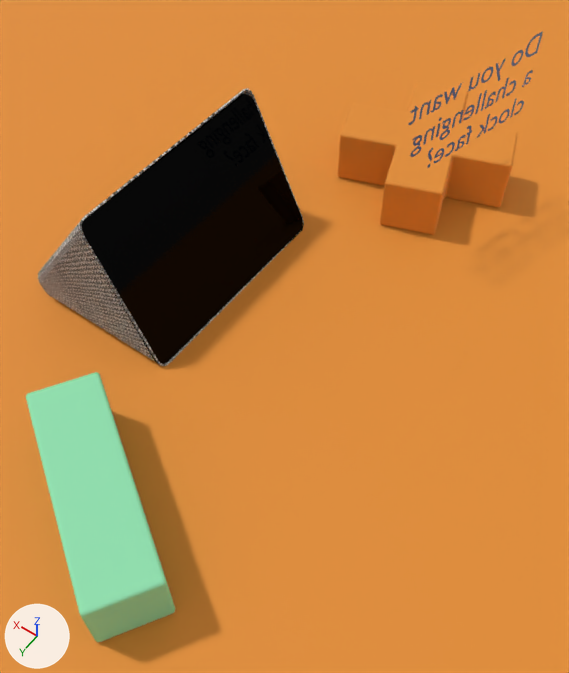
The Blender file math_clock/promo_video/clock_theme_dawn.blend, before and after one commit.
Camera for both pictures: a 50 mm lens placed at (-4.28, 3.43, 5.13), pointed at (-2.08, 0.36, 0.31). The axes (+X, +Y, +Z) are drawn at lower left. The lights are the same throughout. Text is drawn in Blender's own font.

The scene before the commit, as lines of its bpy script (objects in view):
```python
ob_bored = bpy.data.objects.new('Bored?', txt_this_is_a_test)
ob_bored.location = (-2.555, -2.637, 1.4)
ob_bored.rotation_euler = (1.576, 0.0, 1.316)  # degrees (90, 0, 75)
ob_bored.scale = (0.29, 0.29, 0.29)
ob_by_me = bpy.data.objects.new('by me', txt_text_001)
ob_by_me.location = (-3.26, -0.006, 0.053)
ob_by_me.rotation_euler = (1.571, 0.0, -1.571)  # degrees (90, 0, -90)
ob_by_me.scale = (0.184, 0.184, 0.184)
ob_clock_name = bpy.data.objects.new('Clock Name', txt_text)
ob_clock_name.location = (-0.525, 0.003, 1.431)
ob_clock_name.rotation_euler = (1.571, 0.0, -1.571)  # degrees (90, 0, -90)
ob_clock_name.scale = (0.31, 0.31, 0.31)
ob_glossy = bpy.data.objects.new('Glossy', me_cube_003)
ob_glossy.location = (0.0, 0.002, 0.655)
ob_glossy.rotation_euler = (-0.0478, 0.454, -0.0328)  # degrees (-2.7, 26, -1.9)
ob_glossy.scale = (1.01, 1.01, 1.01)
# also in view: 'Subtract' at (-1.85, 2.19, 0.27); 'Clock Fabric' at (-0.66, -0.01, 0.63); 'Add' at (-1.88, -2.24, 0.27); 'Ground' at (0.0, 0.0, 0.0)
```
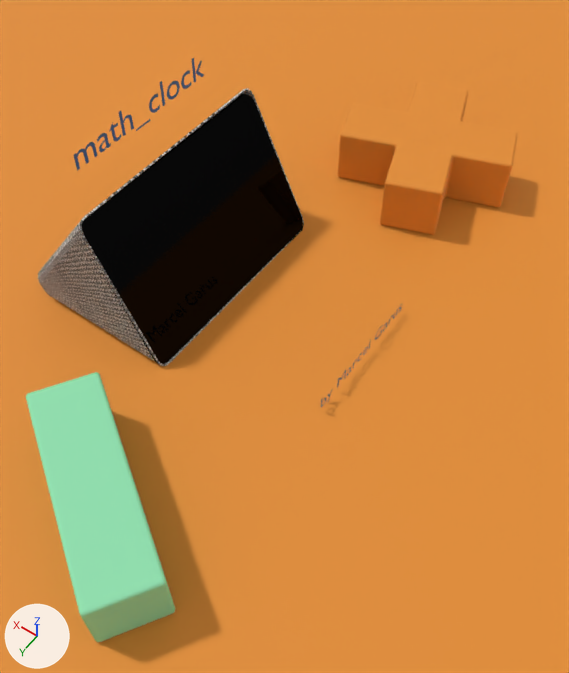
Commit message: fix(promo): change blender output path to theme_dawn folder

Where the change shows, as pixel boxes [x1, y1, x2, y2] in the pictures (569 x 673 px):
'Bored?', surface changed, turned: before [408, 31, 543, 168]; after [383, 31, 543, 152]
'Clock Name', surface changed: [74, 58, 204, 171] in both
'by me', surface changed, moved: before [396, 341, 474, 452]; after [321, 304, 402, 407]

The change, as a list of edits to the scene's bpy script:
```text
Change mat_text:
    mat_text.alpha: 1.0 -> 0.0
Change mat_text__at_clock:
    mat_text__at_clock.alpha: -0.00186 -> 1.0
Change ob_bored:
    ob_bored.rotation_euler: (1.576, 0.0, 1.316) -> (1.576, 0.0, 1.116)  # degrees (90, 0, 75) -> degrees (90, 0, 64)
Change ob_by_me:
    ob_by_me.location: (-3.26, -0.006, 0.053) -> (-2.597, -0.006, 0.053)
```
